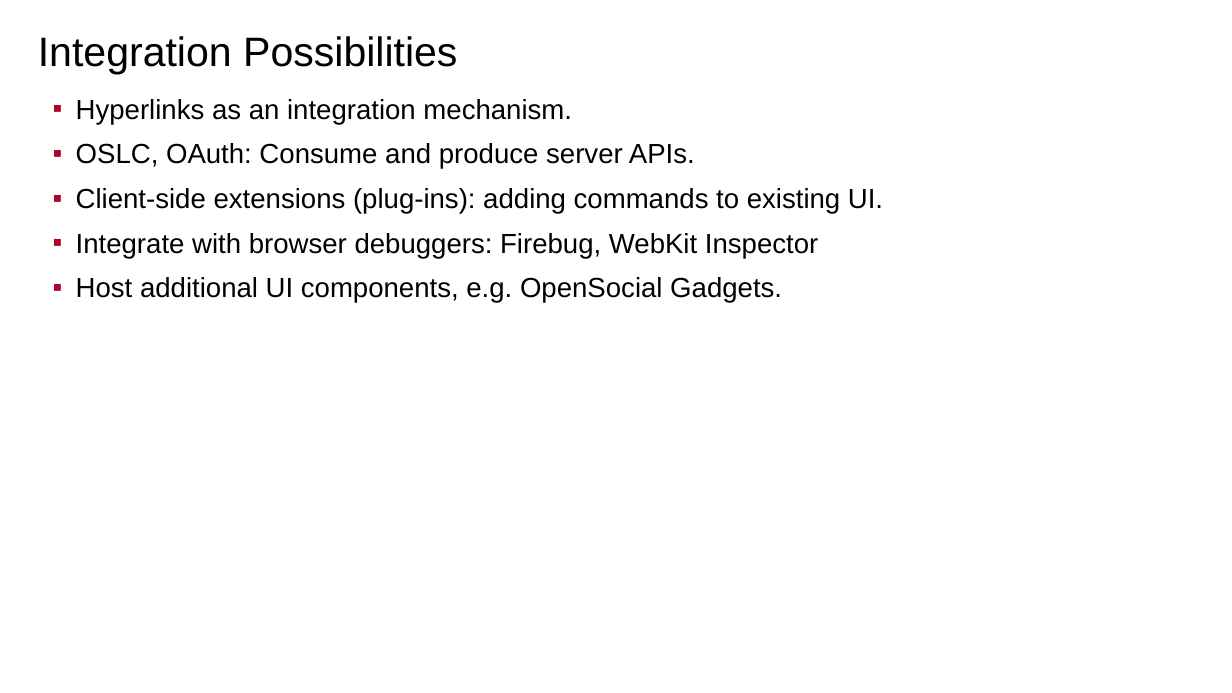
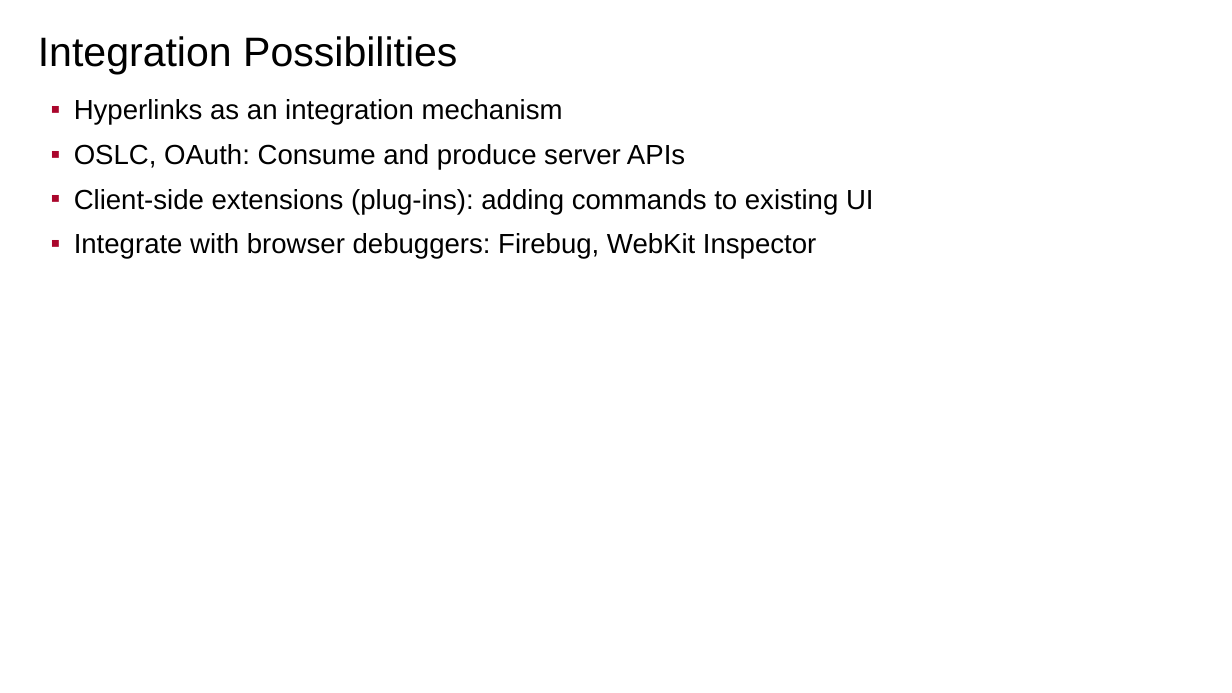
Before and after one commit to sfmccourt/oscon, a slide deck: slide 6 of osconorion.odp. Drawn at 1232x693 pixels with LibreOffice and Linux fonts; fonts in the diff are those of the drawing; background and template pictures are left out. Boxes give left, top, right and bottom in pixels: in the first picture for what was removed or moved away, otherwise in the second. Text is boxed around its words. In the diff, an @@ line names an element or a change of style, - is before the commit and + after.

```diff
--- a/osconorion.odp
+++ b/osconorion.odp
@@ text at bbox=[74, 99, 874, 214]: text changed @@
-▪ Hyperlinks as an integration mechanism.
-▪ OSLC, OAuth: Consume and produce server APIs.
-▪ Client-side extensions (plug-ins): adding commands to existing UI.
+▪ Hyperlinks as an integration mechanism
+▪ OSLC, OAuth: Consume and produce server APIs
+▪ Client-side extensions (plug-ins): adding commands to existing UI
@@ text at bbox=[76, 277, 782, 303]: paragraph removed @@
-▪ Host additional UI components, e.g. OpenSocial Gadgets.
```
Also in this commit, not shown: 2 other slides changed, 1 slide removed.
